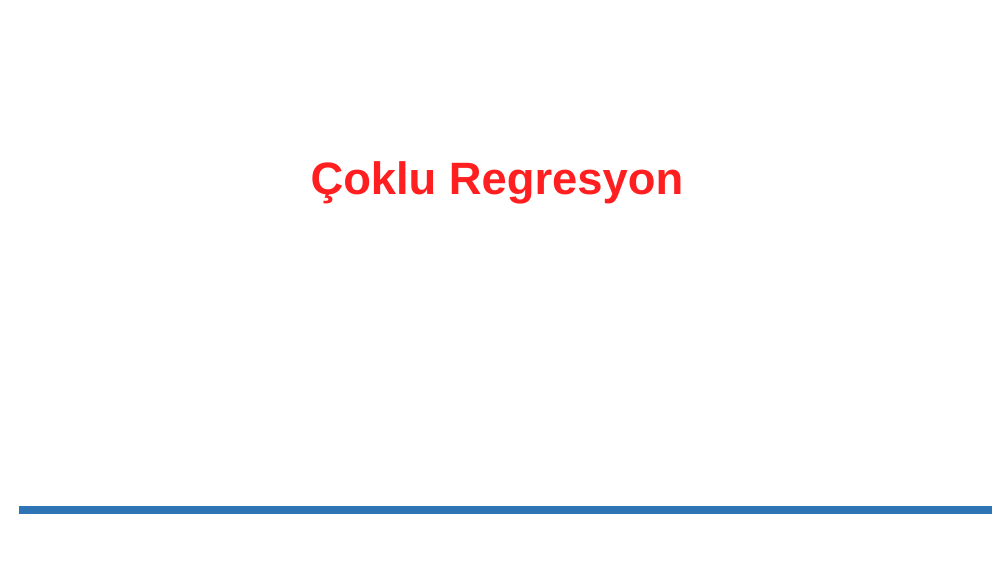
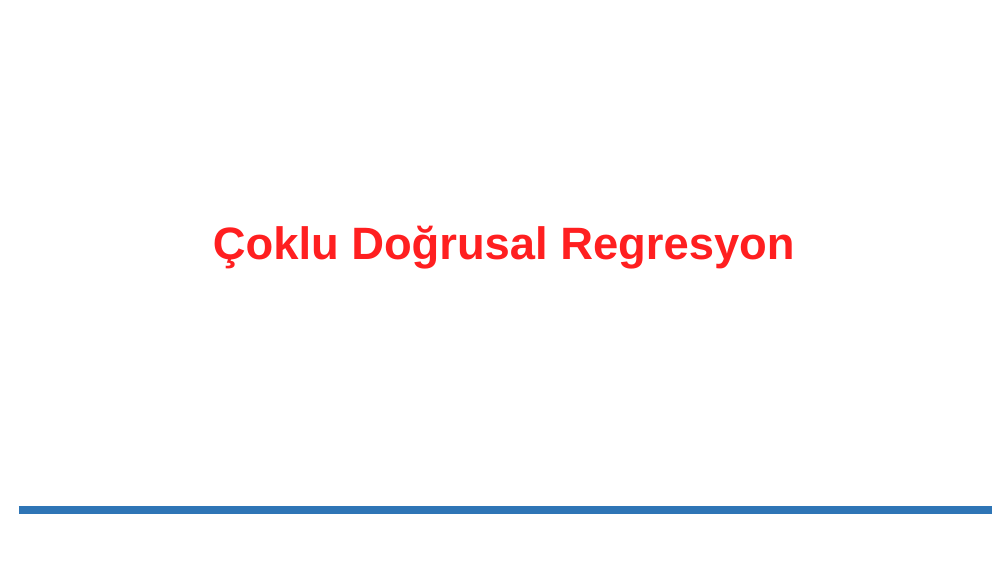
Before and after one commit to erkansirin78/machine-learning-with-python, a slide deck: slide 1 of presentations/04_Çoklu_Regresyon.pptx. Drawn at 1008x567 pixels with LibreOffice and Linux fonts; fonts in the diff are those of the drawing. Boxes give left, top, right and bottom in pixels: in the first picture for what was removed or moved away, otherwise in the second. Text is boxed around its words. In the diff, an @@ line names an element or a change of style, - is before the commit and + after.

```diff
--- a/presentations/04_Çoklu_Regresyon.pptx
+++ b/presentations/04_Çoklu_Regresyon.pptx
@@ title at [213,225,794,268]: text changed @@
-Çoklu Regresyon
+Çoklu Doğrusal Regresyon
```
Also in this commit, not shown: 7 other files.
